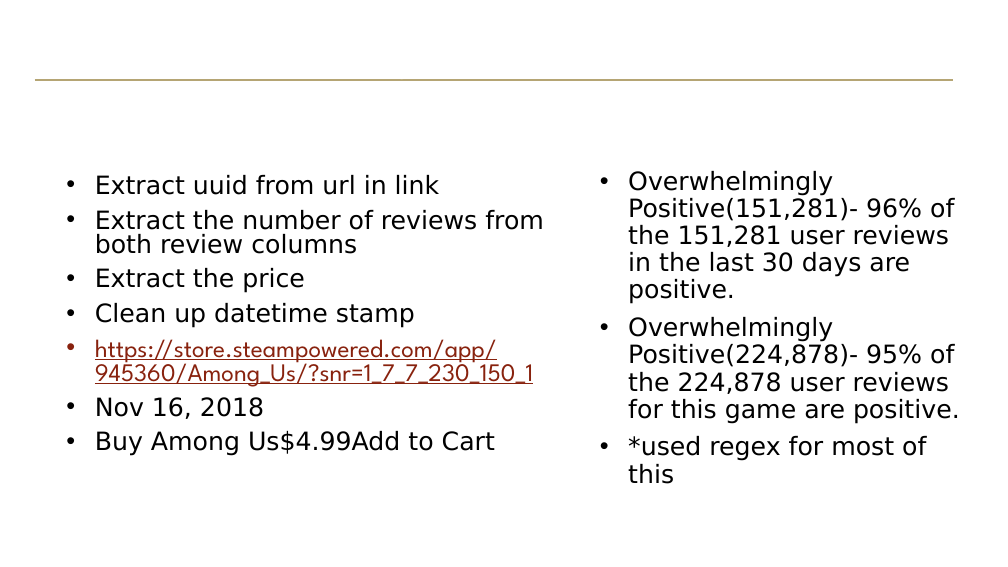
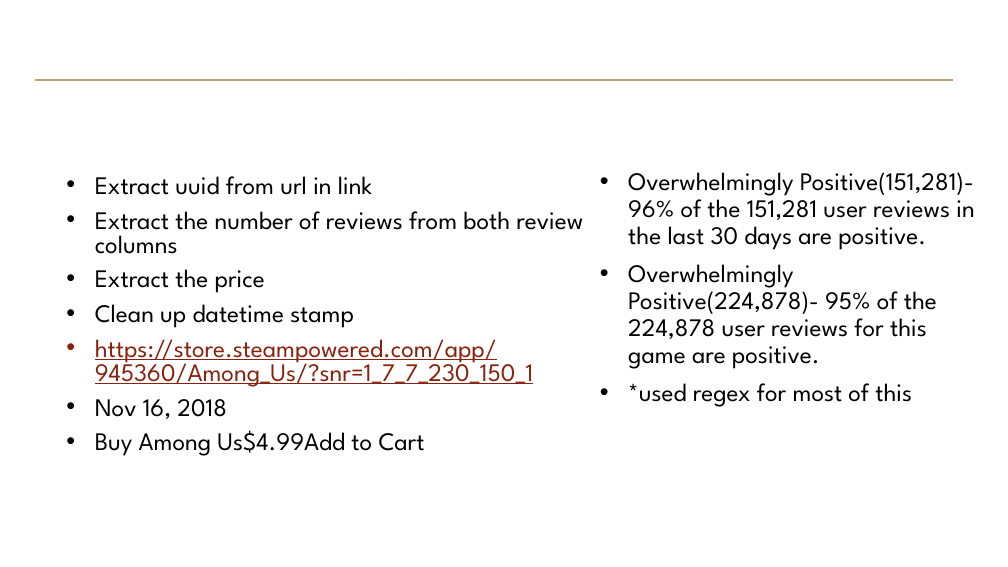
Before and after one commit to hypothetical-lemon/COMP4448, a slide deck: slide 7 of Steam_Final_Project.pptx. Drawn at 1008x567 pixels with LibreOffice and Linux fonts; fonts in the diff are those of the drawing; background and template pictures are left out. Boxes give left, top, right and bottom in pixels: in the first picture for what was removed or moved away, otherwise in the second. Text is boxed around its words. In the diff, an @@ line names an element or a change of style, - is before the commit and + after.

```diff
--- a/Steam_Final_Project.pptx
+++ b/Steam_Final_Project.pptx
@@ text at <box>95,176,583,456</box>: font DejaVu Sans to League Spartan in "Extract uuid from url in link", "Extract the number of reviews from both ...", "Extract the price", "Clean up datetime stamp" and 2 more places @@
@@ text "Overwhelmingly Positive(151,281)- 96% of the ..." at <box>628,172,974,407</box>: font DejaVu Sans to League Spartan @@
```
Also in this commit, not shown: 10 other slides changed, 3 slides added, 1 other file.
